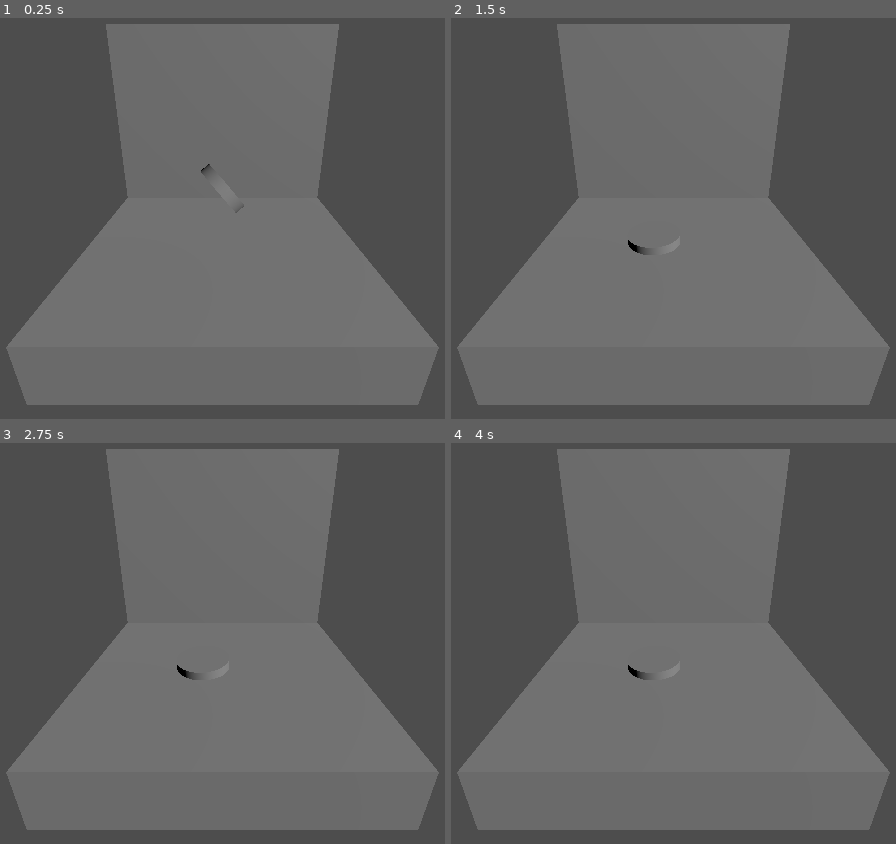
Above: before the commit, frames 1-4 (two rows, left to right).
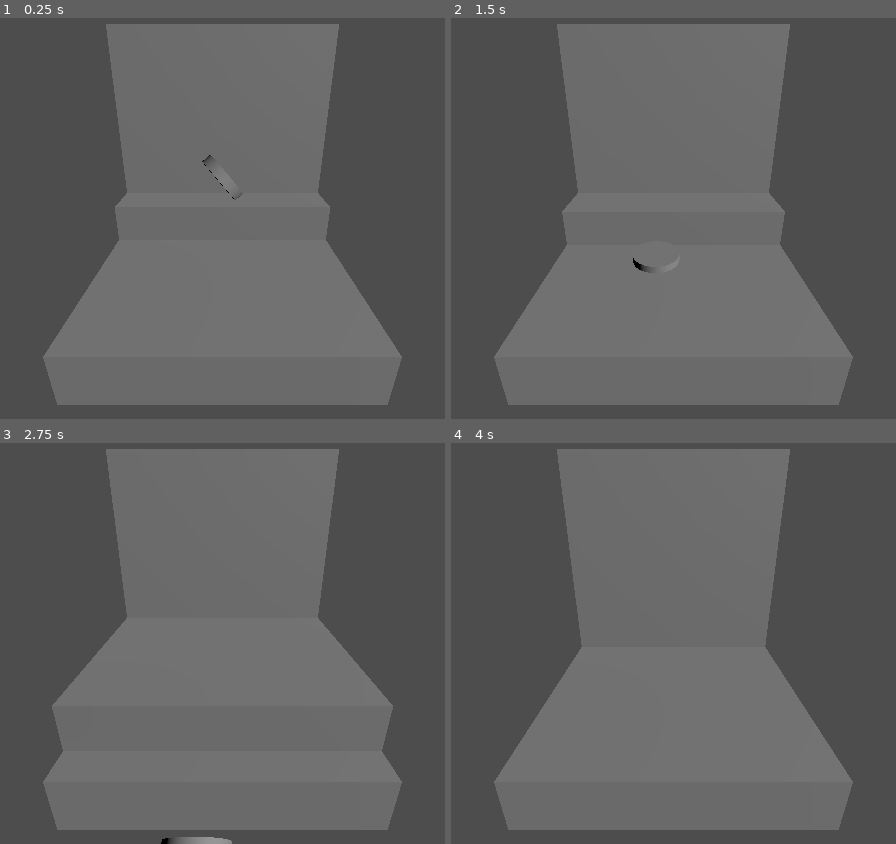
Above: after the commit, the same moments.

Repository: Samiser/coin-pusher
Game: Godot game, scene res://main.tscn
Same seed, same stepped clock (60 frames per second), same inputs: the game is played once before the commit and once after it.
Inputs:
- Up to frame 1 (0.25 s): no input
- Up to frame 2 (1.5 s): tap Enter at 1.25 s
- Up to frame 3 (2.75 s): no input
- Up to frame 4 (4 s): no input

The runs differ from the first frame. In frame 1, 6.8% of the frame differs, in the area x 1-99%, y 34-97%; in frame 2, 6.8%; in frame 3, 4.9%; in frame 4, 7.2%, in the area x 1-99%, y 44-97%.

Commit message:
added pusher

Diff:
--- a/coin.tscn
+++ b/coin.tscn
@@ -9,6 +9,7 @@
 [node name="Coin" type="Node3D"]
 
 [node name="RigidBody3D" type="RigidBody3D" parent="."]
+mass = 0.01
 
 [node name="CollisionShape3D" type="CollisionShape3D" parent="RigidBody3D"]
 transform = Transform3D(1, 0, 0, 0, 1, 0, 0, 0, 1, 0, -1.52588e-05, 0)
--- a/machine.tscn
+++ b/machine.tscn
@@ -1,14 +1,32 @@
-[gd_scene format=3 uid="uid://b5hauakq4adel"]
+[gd_scene load_steps=4 format=3 uid="uid://b5hauakq4adel"]
+
+[ext_resource type="Script" uid="uid://b00u4lnmc5vm3" path="res://pusher.gd" id="2_13m1l"]
+
+[sub_resource type="BoxMesh" id="BoxMesh_13m1l"]
+size = Vector3(1, 0.2, 1)
+
+[sub_resource type="ConcavePolygonShape3D" id="ConcavePolygonShape3D_q015e"]
+data = PackedVector3Array(-0.5, 0.1, 0.5, 0.5, 0.1, 0.5, -0.5, -0.1, 0.5, 0.5, 0.1, 0.5, 0.5, -0.1, 0.5, -0.5, -0.1, 0.5, 0.5, 0.1, -0.5, -0.5, 0.1, -0.5, 0.5, -0.1, -0.5, -0.5, 0.1, -0.5, -0.5, -0.1, -0.5, 0.5, -0.1, -0.5, 0.5, 0.1, 0.5, 0.5, 0.1, -0.5, 0.5, -0.1, 0.5, 0.5, 0.1, -0.5, 0.5, -0.1, -0.5, 0.5, -0.1, 0.5, -0.5, 0.1, -0.5, -0.5, 0.1, 0.5, -0.5, -0.1, -0.5, -0.5, 0.1, 0.5, -0.5, -0.1, 0.5, -0.5, -0.1, -0.5, 0.5, 0.1, 0.5, -0.5, 0.1, 0.5, 0.5, 0.1, -0.5, -0.5, 0.1, 0.5, -0.5, 0.1, -0.5, 0.5, 0.1, -0.5, -0.5, -0.1, 0.5, 0.5, -0.1, 0.5, -0.5, -0.1, -0.5, 0.5, -0.1, 0.5, 0.5, -0.1, -0.5, -0.5, -0.1, -0.5)
 
 [node name="Machine" type="Node3D"]
 
 [node name="CSGCombiner3D" type="CSGCombiner3D" parent="."]
 use_collision = true
 
-[node name="CSGBox3D" type="CSGBox3D" parent="CSGCombiner3D"]
-transform = Transform3D(1, 0, 0, 0, 1, 0, 0, 0, 1, 0, -0.118032, 0)
-size = Vector3(1, 0.2, 1)
+[node name="CSGBox3D3" type="CSGBox3D" parent="CSGCombiner3D"]
+transform = Transform3D(1, 0, 0, 0, 1, 0, 0, 0, 1, 0, -0.261201, -0.111351)
+size = Vector3(1, 0.2, 1.03658)
 
 [node name="CSGBox3D2" type="CSGBox3D" parent="CSGCombiner3D"]
 transform = Transform3D(1, 0, 0, 0, 1, 0, 0, 0, 1, 0, 0.282512, -0.529717)
 size = Vector3(1, 1, 0.2)
+
+[node name="Pusher" type="StaticBody3D" parent="."]
+transform = Transform3D(1, 0, 0, 0, 1, 0, 0, 0, 1, 0, -0.090885, -0.563262)
+script = ExtResource("2_13m1l")
+
+[node name="MeshInstance3D" type="MeshInstance3D" parent="Pusher"]
+mesh = SubResource("BoxMesh_13m1l")
+
+[node name="CollisionShape3D" type="CollisionShape3D" parent="Pusher"]
+shape = SubResource("ConcavePolygonShape3D_q015e")
--- a/main.tscn
+++ b/main.tscn
@@ -8,7 +8,7 @@
 [node name="Machine" parent="." instance=ExtResource("1_0xm2m")]
 
 [node name="Coin" parent="." instance=ExtResource("2_h2yge")]
-transform = Transform3D(0.584177, 0.761535, 0.280717, -0.793438, 0.608651, 0, -0.170859, -0.222732, 0.959791, 0, 0.473689, 0)
+transform = Transform3D(0.584177, 0.761535, 0.280717, -0.793438, 0.608651, 0, -0.170859, -0.222732, 0.959791, 0, 0.473689, -0.0969982)
 
 [node name="DirectionalLight3D" type="DirectionalLight3D" parent="."]
 transform = Transform3D(0.611292, -0.458052, 0.645376, 0, 0.815482, 0.578783, -0.791405, -0.353806, 0.498498, 0, 0, 8.02525)
--- a/project.godot
+++ b/project.godot
@@ -15,6 +15,10 @@
 config/features=PackedStringArray("4.4", "GL Compatibility")
 config/icon="res://icon.svg"
 
+[physics]
+
+common/physics_ticks_per_second=120
+
 [rendering]
 
 renderer/rendering_method="gl_compatibility"
--- /dev/null
+++ b/pusher.gd
@@ -0,0 +1,15 @@
+extends StaticBody3D
+
+var start_position: Vector3
+var frequency := 0.3
+var amplitude := 0.4
+var axis := Vector3.FORWARD
+var time_passed := 0.0
+
+func _ready() -> void:
+	start_position = global_position
+
+func _physics_process(delta: float) -> void:
+	time_passed += delta
+	var offset = amplitude * sin(time_passed * frequency * TAU)
+	global_position = start_position + axis * offset
Not shown, added: pusher.gd.uid
